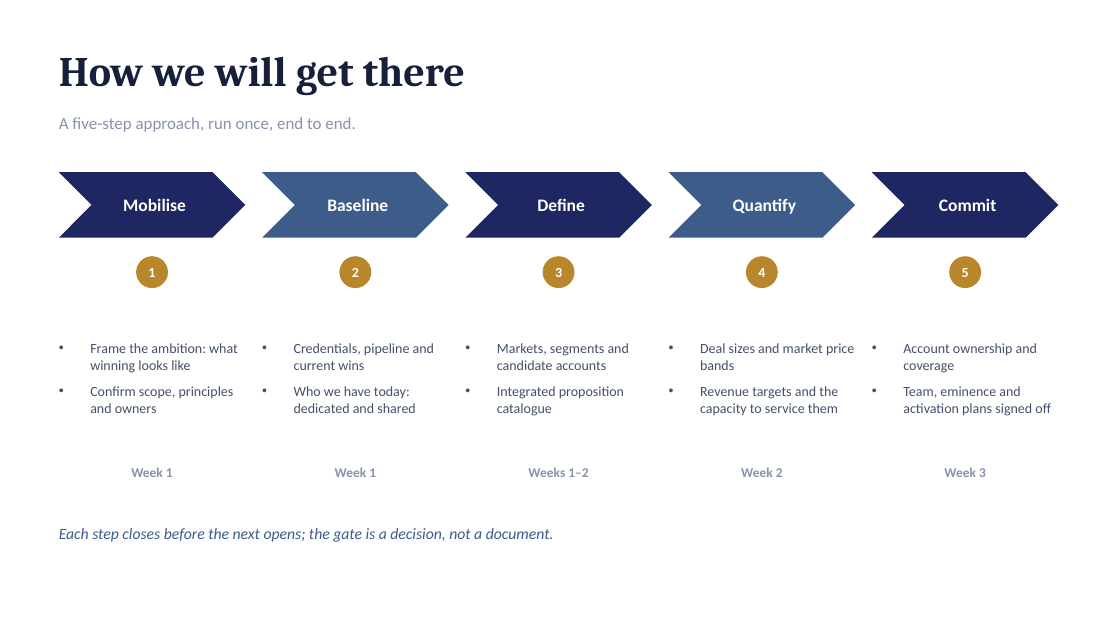
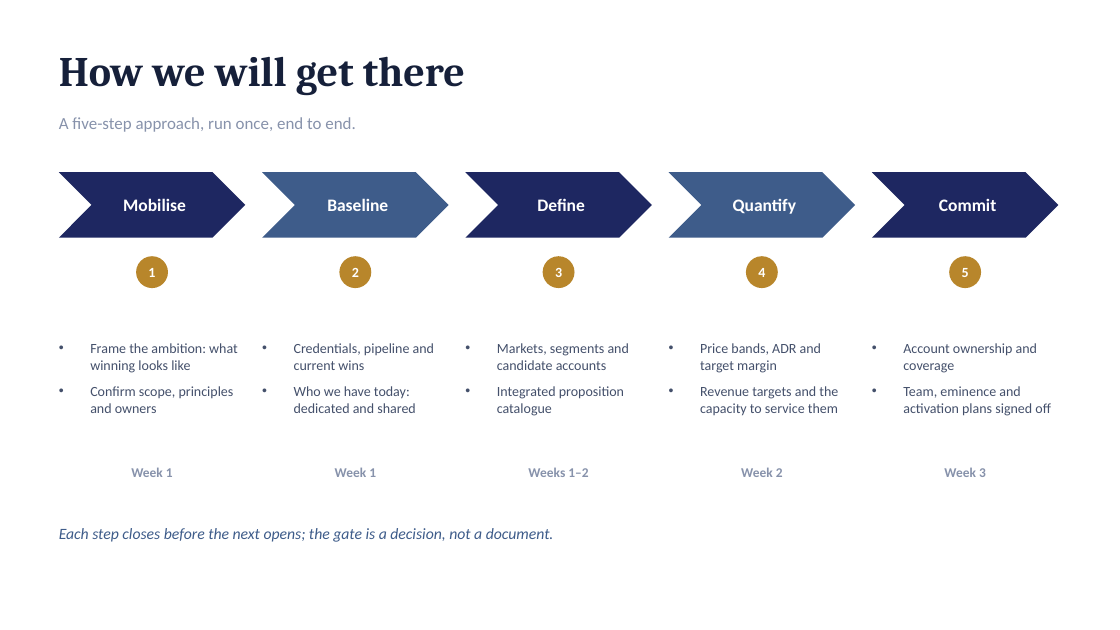
Before and after one commit to dhajjar-cyber/bae, a slide deck: slide 6 of FSI strategy/EAIND-FSI-Strategy-Development-Plan.pptx. Drawn at 1120x630 pixels with LibreOffice and Linux fonts; fonts in the diff are those of the drawing. Boxes give left, top, right and bottom in pixels: in the first picture for what was removed or moved away, otherwise in the second. Text is boxed around its words. In the diff, an @@ line names an element or a change of style, - is before the commit and + after.

```diff
--- a/FSI strategy/EAIND-FSI-Strategy-Development-Plan.pptx
+++ b/FSI strategy/EAIND-FSI-Strategy-Development-Plan.pptx
@@ text at (700,343,821,373): text changed @@
-• Deal sizes and market price bands
+• Price bands, ADR and target margin
```
Also in this commit, not shown: 4 other slides changed, 2 slides added, 2 other files.
